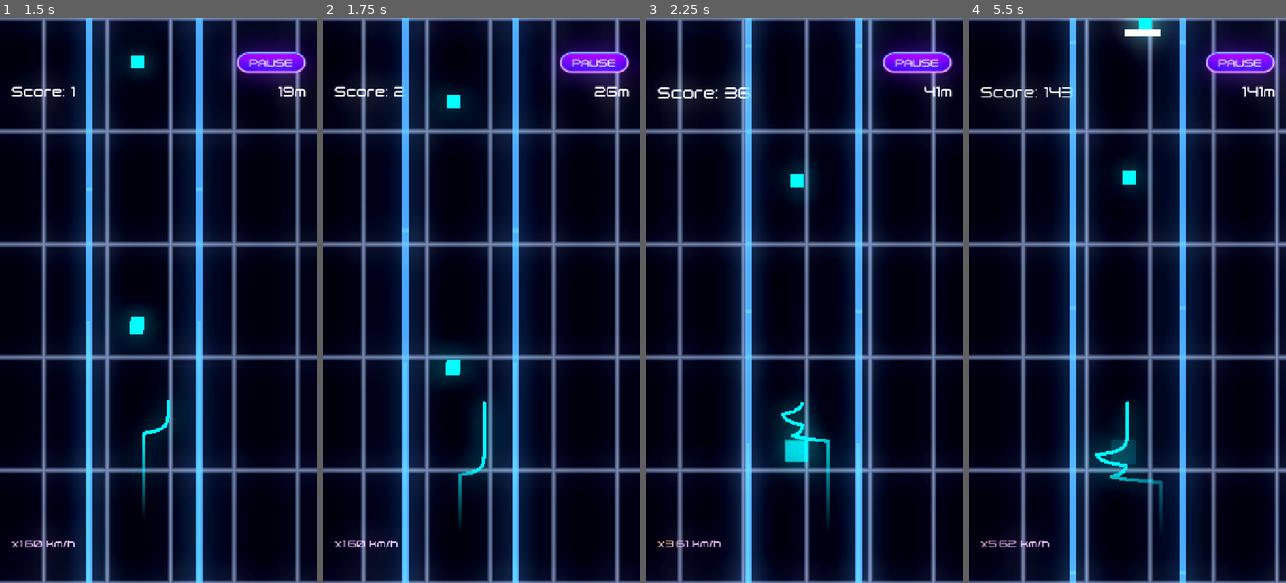
Above: before the commit, frames 1-4 (left to right).
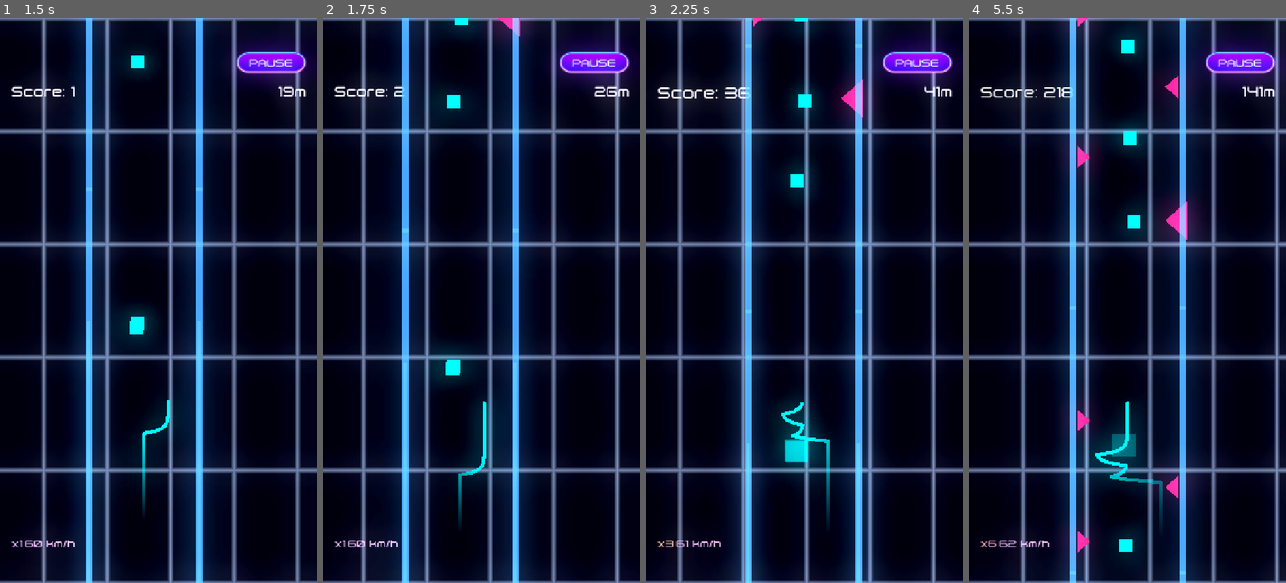
Above: after the commit, the same moments.

Repository: topher235/neon-drifter
Game: Godot game, scene res://scenes/main/main.tscn
Two runs of this game, one before a commit and one after it. Both use one fixed random seed, a clock stepped at 60 frames per second and the inputs below.
Inputs (mouse positions are in pixels of both pictures, inside the frame that each line leads up to):
- Up to frame 1 (1.5 s): click "PLAY" at 0.5 s; tap Enter (ui_accept) at 1.25 s; move the mouse to (228, 272) at 1.27 s; press the mouse at (228, 272) at 1.28 s
- Up to frame 2 (1.75 s): tap Enter (ui_accept) at 1.52 s
- Up to frame 3 (2.25 s): move the mouse to (741, 328) at 2.02 s; release the mouse at (741, 328) at 2.03 s; click (741, 328) at 2.1 s
- Up to frame 4 (5.5 s): tap Enter (ui_accept) at 2.27, 3.77, 4.52, 5.27 s; move the mouse to (1159, 176) at 2.77 s; press the mouse at (1159, 176) at 2.78 s; move the mouse to (1111, 413) at 3.52 s; release the mouse at (1111, 413) at 3.53 s; click (1111, 413) at 3.6 s; move the mouse to (1222, 385) at 4.27 s; press the mouse at (1222, 385) at 4.28 s; move the mouse to (1032, 215) at 5.02 s; release the mouse at (1032, 215) at 5.03 s; click (1032, 215) at 5.1 s

Frame 1 is identical in both runs. In frame 2, 0.5% of the frame differs, in the area x 39-65%, y 0-4%; in frame 3, 0.9%; in frame 4, 3.9%, in the area x 3-73%, y 0-96%.

Commit message:
Add smoke screen obstacle

Diff:
--- /dev/null
+++ b/assets/shaders/smoke_screen.gdshader
@@ -0,0 +1,27 @@
+shader_type canvas_item;
+
+uniform sampler2D noise_texture;
+uniform float time : hint_range(0.0, 100.0) = 1.0;
+uniform float scroll_speed = 0.02;
+uniform vec2 scroll_direction = vec2(0.3, 0.7);
+uniform float edge_fade = 0.1; // How much to fade at edges (0.0-0.5)
+
+void fragment() {
+	// Scroll the UV coordinates over time and wrap seamlessly
+	vec2 scrolled_uv = fract(UV + scroll_direction * time * scroll_speed);
+
+	// Sample the noise texture with scrolling UVs
+	vec4 noise = texture(noise_texture, scrolled_uv);
+
+	// Calculate edge fade to keep smoke within bounds
+	float fade_left = smoothstep(0.0, edge_fade, UV.x);
+	float fade_right = smoothstep(1.0, 1.0 - edge_fade, UV.x);
+	float fade_top = smoothstep(0.0, edge_fade, UV.y);
+	float fade_bottom = smoothstep(1.0, 1.0 - edge_fade, UV.y);
+	float edge_mask = fade_left * fade_right * fade_top * fade_bottom;
+
+	// Use noise to create wispy smoke effect with edge fadeout
+	// Multiply by COLOR to respect the sprite's modulate (opacity)
+	float alpha = noise.r * edge_mask;
+	COLOR = vec4(vec3(0.9, 0.9, 1.0), alpha) * COLOR;
+}
--- /dev/null
+++ b/resources/materials/smoke_screen_material.tres
@@ -0,0 +1,11 @@
+[gd_resource type="ShaderMaterial" load_steps=3 format=3 uid="uid://dmr4nyfwv3duk"]
+
+[ext_resource type="Shader" uid="uid://ddquyekuvr7ed" path="res://assets/shaders/smoke_screen.gdshader" id="1_shader"]
+[ext_resource type="Texture2D" uid="uid://byb4gjlilt60l" path="res://assets/noise/Noise04.png" id="2_noise"]
+
+[resource]
+shader = ExtResource("1_shader")
+shader_parameter/noise_texture = ExtResource("2_noise")
+shader_parameter/time = 0.0
+shader_parameter/scroll_speed = 0.02
+shader_parameter/scroll_direction = Vector2(0.3, 0.7)
--- /dev/null
+++ b/scenes/obstacles/smoke_screen.gd
@@ -0,0 +1,37 @@
+extends BaseObstacle
+
+@export var width: float = 250.0  # Default tunnel width
+@export var height: float = 300.0  # Height of smoke area
+@export var opacity: float = 0.6  # How opaque the smoke is
+
+@onready var smoke_visual: ColorRect = $SmokeVisual
+
+var _initialized: bool = false
+
+func _ready() -> void:
+    super._ready()
+    if not _initialized:
+        call_deferred("_deferred_setup")
+
+func _deferred_setup() -> void:
+    if _initialized:
+        return
+    _initialized = true
+    _setup_visuals()
+
+func _setup_visuals() -> void:
+    if smoke_visual:
+        # Position and size the visual rect
+        smoke_visual.size = Vector2(width, height)
+        smoke_visual.position = Vector2(-width / 2, -height / 2)
+        smoke_visual.color = Color(0.85, 0.85, 0.95, opacity)
+
+
+func update_obstacle(delta: float) -> void:
+    # Update shader time for animated smoke effect
+    if smoke_visual and smoke_visual.material:
+        var shader_mat = smoke_visual.material as ShaderMaterial
+        if shader_mat:
+            var current_time = shader_mat.get_shader_parameter("time")
+            var new_time = current_time + delta
+            shader_mat.set_shader_parameter("time", new_time)
--- /dev/null
+++ b/scenes/obstacles/smoke_screen.tscn
@@ -0,0 +1,24 @@
+[gd_scene load_steps=5 format=3 uid="uid://b10jj603lgjts"]
+
+[ext_resource type="Script" uid="uid://vx0auhpt27jd" path="res://scenes/obstacles/smoke_screen.gd" id="1_smoke"]
+[ext_resource type="Shader" uid="uid://ddquyekuvr7ed" path="res://assets/shaders/smoke_screen.gdshader" id="2_j1nhf"]
+[ext_resource type="Texture2D" uid="uid://byb4gjlilt60l" path="res://assets/noise/Noise04.png" id="3_noise"]
+
+[sub_resource type="ShaderMaterial" id="ShaderMaterial_d2o63"]
+shader = ExtResource("2_j1nhf")
+shader_parameter/noise_texture = ExtResource("3_noise")
+shader_parameter/time = 0.0
+shader_parameter/scroll_speed = 0.05
+shader_parameter/scroll_direction = Vector2(4, 1)
+shader_parameter/edge_fade = 0.1
+
+[node name="SmokeScreen" type="Area2D"]
+script = ExtResource("1_smoke")
+
+[node name="SmokeVisual" type="ColorRect" parent="."]
+material = SubResource("ShaderMaterial_d2o63")
+offset_left = -125.0
+offset_top = -150.0
+offset_right = 125.0
+offset_bottom = 150.0
+color = Color(0.85, 0.85, 0.95, 0.3)
--- a/scenes/segments/base_segment.gd
+++ b/scenes/segments/base_segment.gd
@@ -77,6 +77,13 @@
             spike.size = data.get("size", 30.0)
             spike.rotation_degrees = data.get("rotation_degrees", 0.0)
             return spike
+
+        "smoke_screen":
+            var smoke = preload("res://scenes/obstacles/smoke_screen.tscn").instantiate()
+            smoke.width = data.get("width", 250.0)
+            smoke.height = data.get("height", 300.0)
+            smoke.opacity = data.get("opacity", 0.6)
+            return smoke
 
         _:
             push_warning("Unknown obstacle type: " + obs_type)
--- a/scripts/generation/segment_library.gd
+++ b/scripts/generation/segment_library.gd
@@ -11,6 +11,7 @@
 
 func _create_segments() -> void:
     # Basic segments
+    all_segments.append(_create_fog_zone())
     all_segments.append(_create_spike_corridor())
     all_segments.append(_create_split_path())
     all_segments.append(_create_straight_empty())
@@ -380,7 +381,7 @@
         {"type": "triangle_spike", "position": Vector2(-125, 250), "rotation_degrees": 0, "size": 30.0},  # Neg X = right wall
         {"type": "triangle_spike", "position": Vector2(125, 400), "rotation_degrees": 180, "size": 30.0},  # Pos x = left wall
         {"type": "triangle_spike", "position": Vector2(-125, 550), "rotation_degrees": 0, "size": 30.0},
-        {"type": "triangle_spike", "position": Vector2(50, 700), "rotation_degrees": 180, "size": 50.0}
+        {"type": "triangle_spike", "position": Vector2(75, 700), "rotation_degrees": 180, "size": 50.0}
         # TODO: figure out the forumla for calculating position based on what the triangle size is
         #  e.g. why is x=50 correct for size 50 instead of ~100? Probably geometry
     ] as Array[Dictionary]
@@ -389,6 +390,31 @@
         {"type": "orb", "position": Vector2(0, 300), "value": 10},
         {"type": "orb", "position": Vector2(0, 500), "value": 10},
         {"type": "orb", "position": Vector2(0, 700), "value": 15}
+    ] as Array[Dictionary]
+
+    return seg
+
+func _create_fog_zone() -> SegmentData:
+    var seg = SegmentData.new()
+    seg.segment_id = "fog_zone"
+    seg.segment_type = "straight"
+    seg.segment_length = 800.0
+    seg.tunnel_width = 250.0
+    seg.curvature = 0.0
+    seg.min_difficulty = 0
+    seg.max_difficulty = 9
+    seg.complexity = 0
+
+    # Smoke screen obscures vision, with pillars hidden inside
+    seg.obstacles = [
+        {"type": "smoke_screen", "position": Vector2(0, 0), "width": 250.0, "height": 500.0, "opacity": 0.9},
+        {"type": "pillar", "position": Vector2(-40, 350), "radius": 25.0},
+        {"type": "pillar", "position": Vector2(40, 450), "radius": 25.0}
+    ] as Array[Dictionary]
+
+    seg.collectibles = [
+        {"type": "orb", "position": Vector2(0, 250), "value": 10},
+        {"type": "orb", "position": Vector2(0, 550), "value": 15}
     ] as Array[Dictionary]
 
     return seg
--- a/scripts/generation/tunnel_generator.gd
+++ b/scripts/generation/tunnel_generator.gd
@@ -256,9 +256,9 @@
     # Use consistent tunnel width across all segments
     varied.tunnel_width = 250.0
 
-    # Randomize obstacle positions slightly
+    # Randomize obstacle positions slightly (but not smoke screens - they need precise positioning)
     for obs in varied.obstacles:
-        if obs.has("position"):
+        if obs.has("position") and obs.get("type") != "smoke_screen":
             var pos: Vector2 = obs.position
             pos.x += rng.randf_range(-20, 20)  # Left/right variance
             pos.y += rng.randf_range(-30, 30)  # Forward/back variance
Binary file added: assets/noise/Noise04.png
Not shown, added: assets/noise/Noise04.png.import
Not shown, added: assets/shaders/smoke_screen.gdshader.uid
Not shown, added: scenes/obstacles/smoke_screen.gd.uid
Not shown, changed: tasks.md
